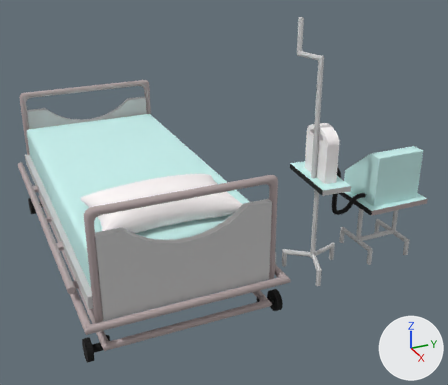
Renders of the FBX model SigWare/Assets/Meshes/assets-warioware.FBX from each side of a commit.
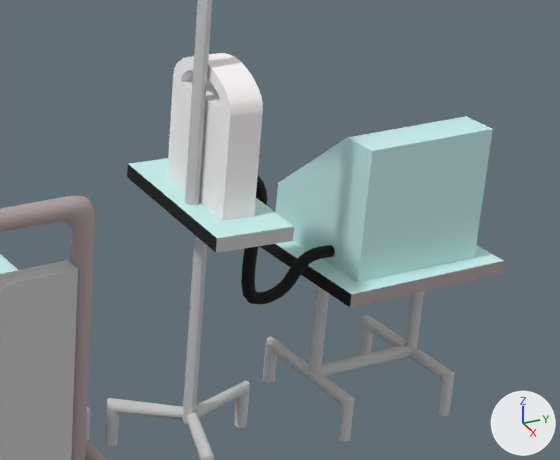
The first picture shows the older version from a camera (50 mm lens) standing at (9.23, -6.96, 6.36) and looking at (-2.94, -1.48, 0.28). The close-ups show both versions on the part from 54% to 100% of the width and 27% to 71% of the height of that picture; other places that the commit changed are outside them. The lights are fixed; the arrows at lower right show +X, +Y and +Z. Where no turn or scale is listed for an object, it has been applied to the vertices.

Names of what the first close-up shows: 'Box001', 'Rectangle009'.
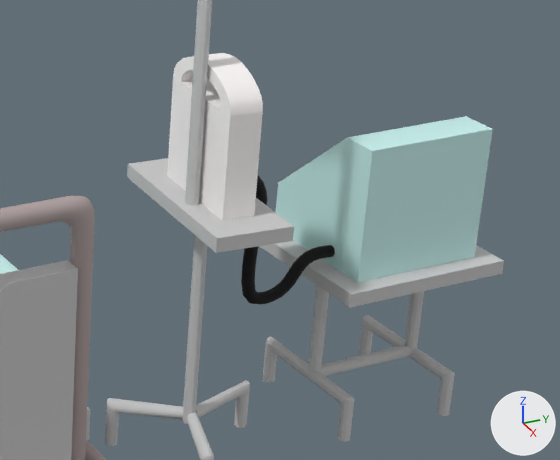
The change, as a list of edits to the scene's bpy script:
```text
Add mat_material__64:
    mat_material__64 = principled_material('Material #64')
    mat_material__64.base_color = (0.141, 0.855, 0.0)  # green #69ee00
    mat_material__64.roughness = 0.859
Change me_mesh:
    where me_mesh.from_pydata(...)  # 980 vertices, 1810 faces; spans x -0.87..0.87, y -1.59..1.59, z -2.78..2.78
    used by ob_box001; location = (-1.179, 0.915, 1.648)
    me_mesh part 1: all 2 faces centred in x -0.18..0.32, y -1.12..-0.86, z -0.45 switch from mat_material__48 (cyan #caf3f0) to mat_material__51 (light grey #cacaca)
    me_mesh part 2: all 2 faces centred in x -0.37..0.13, y 0.57..1.08, z -1.28 switch from mat_material__48 (cyan #caf3f0) to mat_material__51 (light grey #cacaca)
    me_mesh part 3: all 4 faces that had it switch from mat_material__50 (grey #b2a3a3) to mat_material__51 (light grey #cacaca)
    me_mesh part 4: all 2 faces centred in x -0.37..0.13, y 0.06, z -1.36..-1.32 switch from mat_material__52 (black #000000) to mat_material__51 (light grey #cacaca)
    me_mesh part 5: all 4 faces that had it switch from mat_material__36_slot__6 (black #000000) to mat_material__51 (light grey #cacaca)
    add me_mesh.materials.append(mat_material__64)  # green #69ee00
```

Location of each change, (x1, y1, x2, y2) in pixels of the close-ups (560 x 460 px):
part 1 of me_mesh, recoloured (cyan to grey)
    both: (129, 158, 294, 238)
part 2 of me_mesh, recoloured (cyan to grey)
    both: (276, 241, 504, 294)
part 3 of me_mesh, recoloured
    both: (350, 261, 504, 308)
part 4 of me_mesh, recoloured (black to grey)
    both: (259, 244, 351, 307)
part 5 of me_mesh, recoloured (black to grey)
    both: (127, 164, 217, 253)
